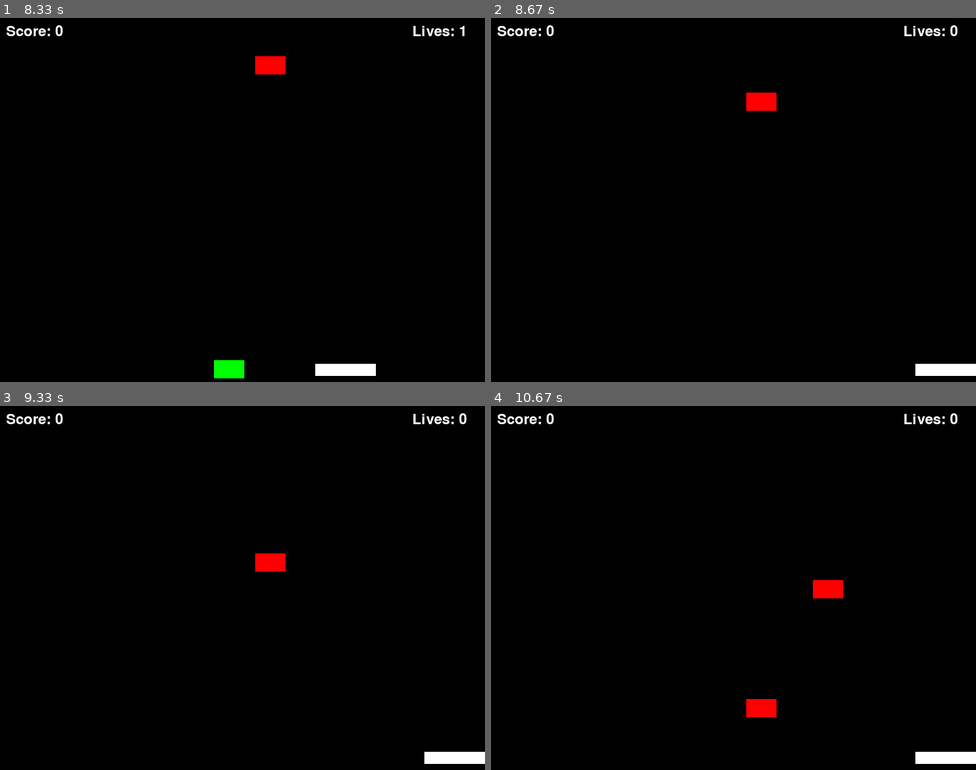
Above: before the commit, frames 1-4 (two rows, left to right).
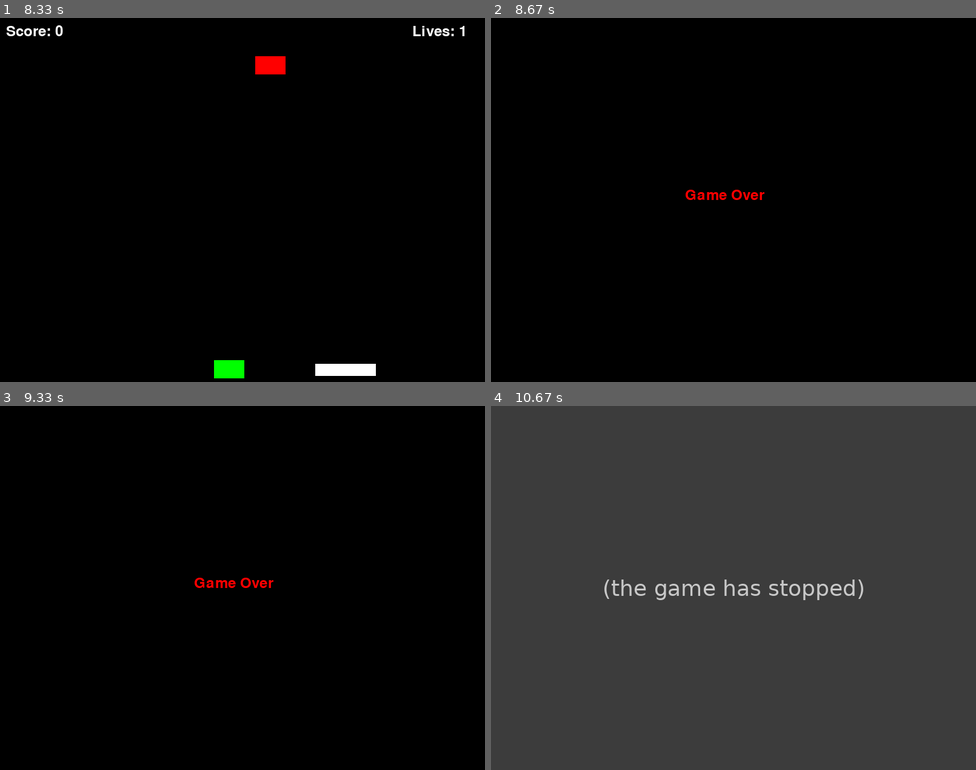
Above: after the commit, the same moments.

Repository: aknim/pygame-falling-bricks
Game: pygame game, started from falling_bricks.py
Same seed, same stepped clock (60 frames per second), same inputs: the game is played once before the commit and once after it.
Inputs:
- Up to frame 1 (8.33 s): hold Right 0.33-0.97 s; hold Left 1-1.47 s; hold Right 1.5-1.97 s; hold Left 2.5-3.03 s; hold Left 3.07-3.47 s; hold Right 3.5-4.13 s; hold Left 4.17-4.63 s; hold Right 4.67-5.13 s; hold Right 5.17-5.63 s; hold Left 5.67-6.2 s; hold Left 6.23-6.63 s; hold Right 6.67-7.3 s; hold Left 7.33-7.8 s; hold Right 7.83-8.3 s
- Up to frame 2 (8.67 s): hold Right from 8.33 s (still down)
- Up to frame 3 (9.33 s): release Right at 8.8 s
- Up to frame 4 (10.67 s): no input

Frame 1 is identical in both runs. In frame 2, 1.3% of the frame differs, in the area x 1-100%, y 2-99%; in frame 3, 1.3%; in frame 4, 100%, in the area x 0-100%, y 0-100%.
After the commit the program exited at 10.5 s; later frames show no game.

Commit message:
Day 1.6 20 Added sounds for collect brick, brick miss, and game over

Diff:
--- a/falling_bricks.py
+++ b/falling_bricks.py
@@ -28,6 +28,10 @@
 paddle_x = (SCREEN_WIDTH - PADDLE_WIDTH) // 2
 paddle_y = (SCREEN_HEIGHT - PADDLE_HEIGHT - 10)
 paddle_speed = 10
+
+brick_hit_sound = pygame.mixer.Sound("crash.wav")
+miss_sound = pygame.mixer.Sound("miss.wav")
+game_over_sound = pygame.mixer.Sound("game_over.wav")
 
 score = 0
 lives = 3
@@ -96,6 +100,7 @@
         # Check collision with paddle
         if (brick.y + BRICK_HEIGHT >= paddle_y and
             paddle_x <= brick.x <= paddle_x + PADDLE_WIDTH):
+            pygame.mixer.Sound.play(brick_hit_sound)
             if brick.type == "regular":
                 score += 10
             elif brick.type == "heavy":
@@ -108,6 +113,7 @@
 
         # Remove brick if it falls past the screen
         if brick.y > SCREEN_HEIGHT:
+            pygame.mixer.Sound.play(miss_sound)
             bricks.remove(brick)
             lives -= 1 # Deduct a life
 
@@ -119,8 +125,8 @@
     screen.blit(lives_text, (SCREEN_WIDTH - 120, 10))
 
     # Check for game over
-    # if lives <= 0:
-    #     running = False
+    if lives <= 0:
+        running = False
 
     pygame.display.flip()
     clock.tick(FPS)
@@ -128,6 +134,7 @@
 # Game Over Screen
 screen.fill(BLACK)
 game_over_text = font.render("Game Over", True, RED)
+pygame.mixer.Sound.play(game_over_sound)
 screen.blit(game_over_text, (SCREEN_WIDTH // 2 - 80, SCREEN_HEIGHT // 2 - 20))
 pygame.display.flip()
 pygame.time.wait(2000)
Not shown, added: crash.wav
Not shown, added: game_over.wav
Not shown, added: miss.wav
